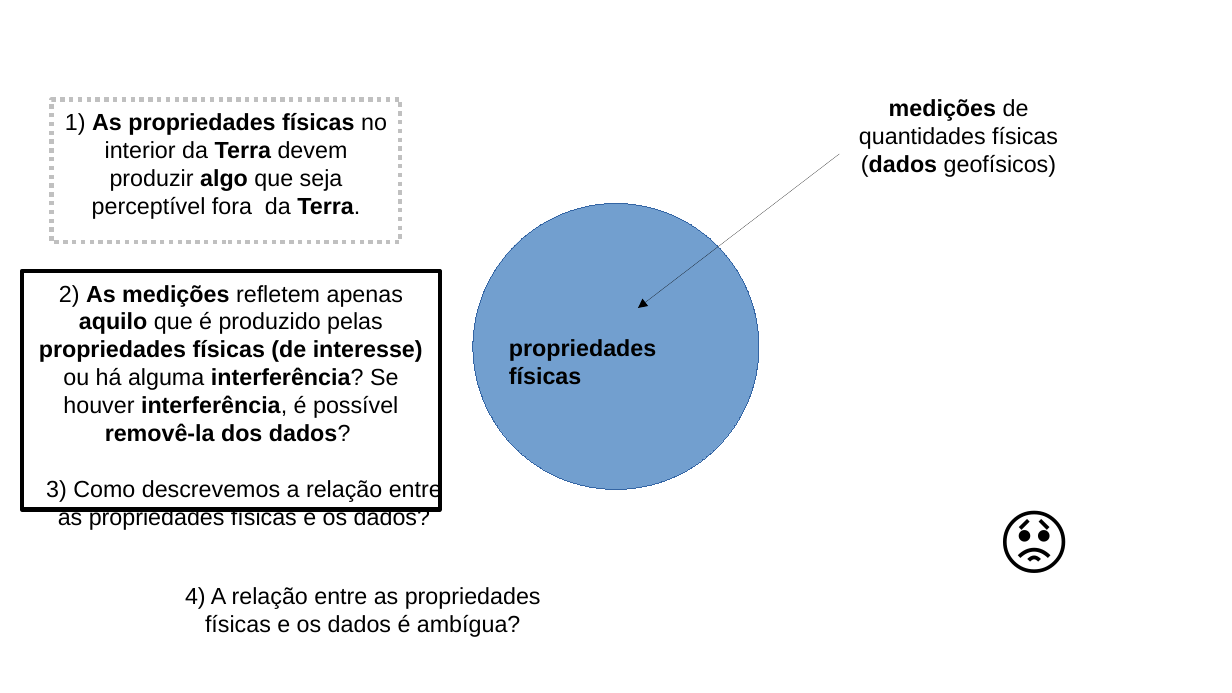
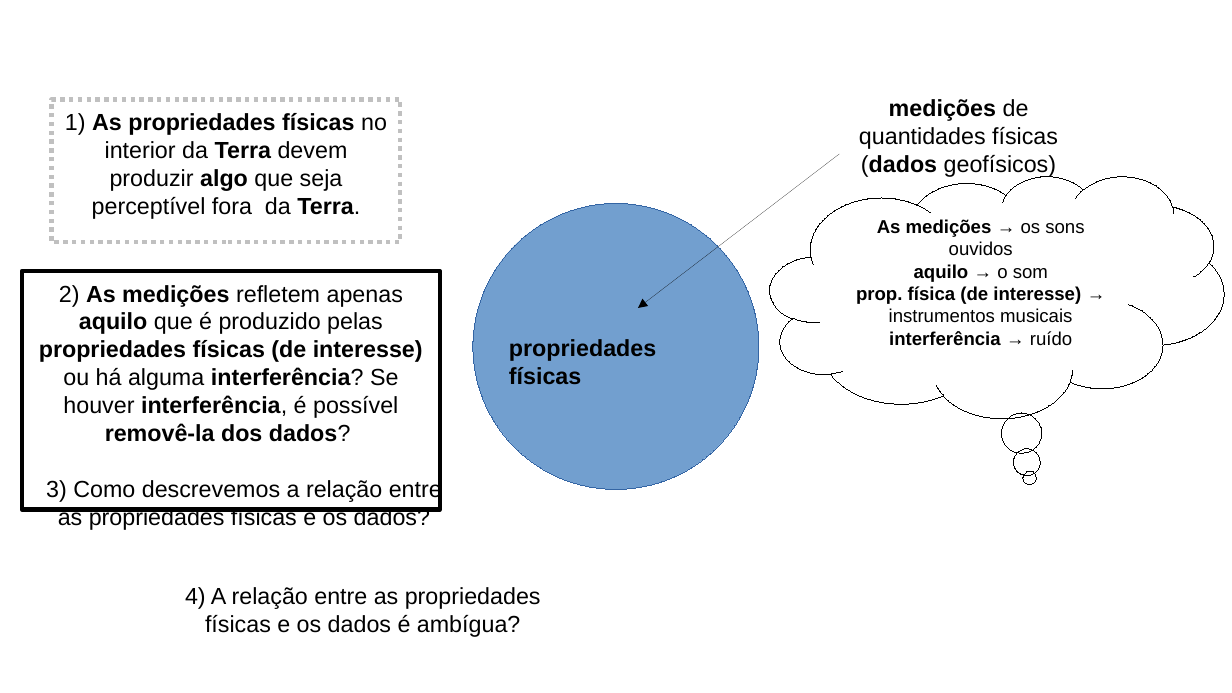
Before and after one commit to birocoles/Intro-grav-mag, a slide deck: slide 53 of slides/aula_1_1.odp. Drawn at 1232x693 pixels with LibreOffice and Linux fonts; fonts in the diff are those of the drawing. Boxes give left, top, right and bottom in pixels: in the first picture for what was removed or moved away, otherwise in the second. Text is boxed around its words. In the diff, an @@ line names an element or a change of style, - is before the commit and + after.

```diff
--- a/slides/aula_1_1.odp
+++ b/slides/aula_1_1.odp
@@ thought cloud added at [770,176,1224,418], outline #000000 0 pt, 12 pt, text #000000, bold @@
+As medições → os sons ouvidos
+aquilo → o som
+prop. física (de interesse) → instrumentos musicais
+interferência → ruído
@@ text removed at [991,484,1120,600] @@
-😟
```
Also in this commit, not shown: 34 other slides changed, 10 slides removed, 13 other files.
